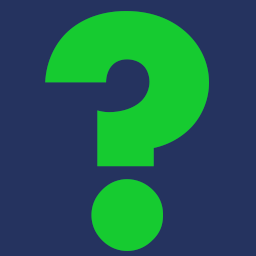
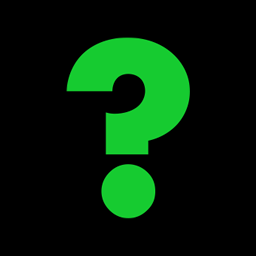
Before/after of a 256x256 layered artwork. What changed in the layer stack:
added layer "?" above "图层1" over [66, 37, 190, 219]
added layer "图层1" above "Background" over [0, 0, 256, 256]
renamed "?" to "Background", painted on it over [0, 0, 256, 256]
removed layer "Background" over [0, 0, 256, 256]
